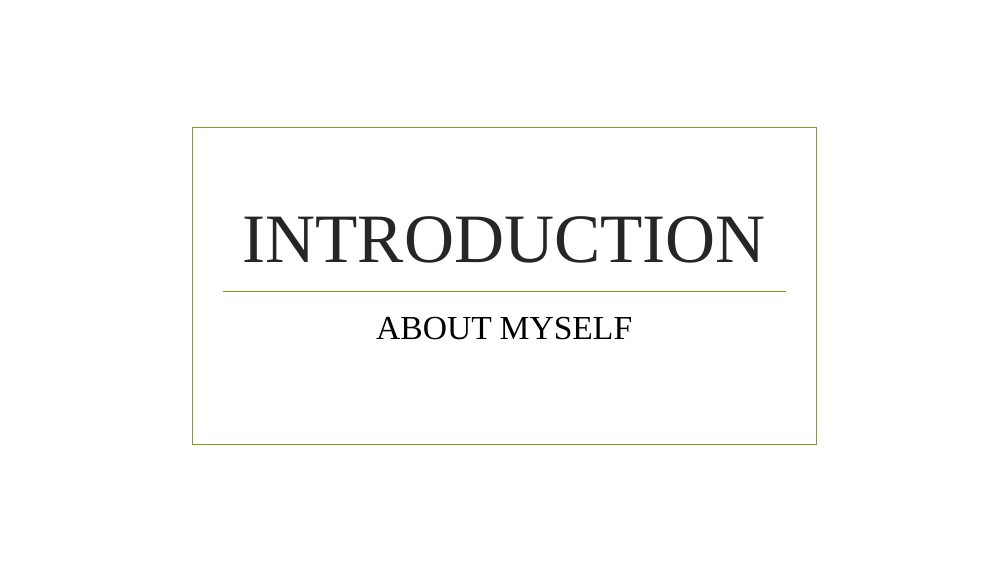
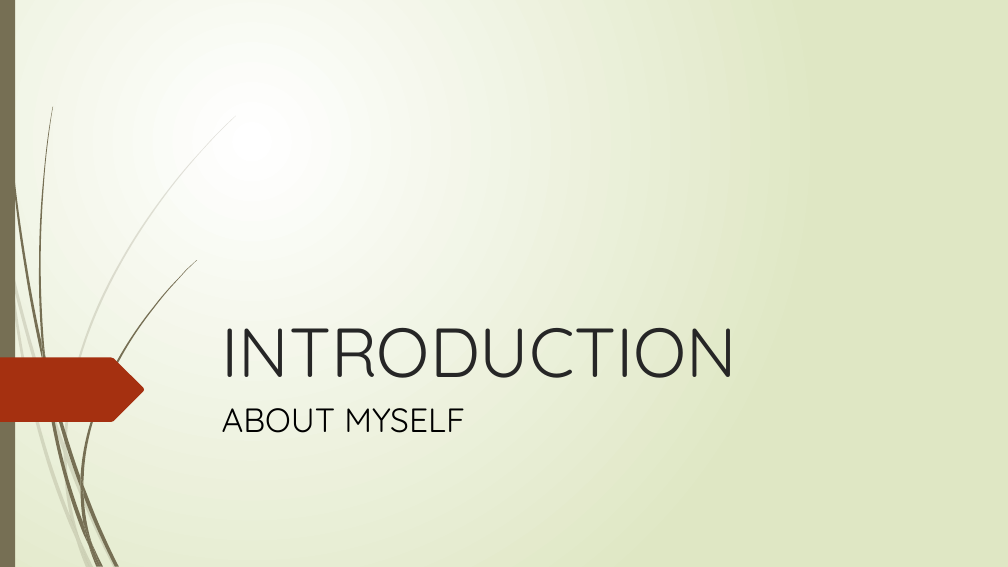
Before and after one commit to BhavinDhanwani/Assignments, a slide deck: slide 1 of Soft Skill Assignment/INTRODUCTION.pptx. Drawn at 1008x567 pixels with LibreOffice and Linux fonts; fonts in the diff are those of the drawing; background and template pictures are left out. Boxes give left, top, right and bottom in pixels: in the first picture for what was removed or moved away, otherwise in the second. Text is boxed around its words. In the diff, an @@ line names an element or a change of style, - is before the commit and + after.

```diff
--- a/Soft Skill Assignment/INTRODUCTION.pptx
+++ b/Soft Skill Assignment/INTRODUCTION.pptx
@@ background picture (left out) to gradient #FFFFFF to #DFE8C4 @@
@@ rectangle added at [0,0,15,567], fill #766F54 @@
@@ rectangle removed at [193,128,817,445] @@
@@ title "INTRODUCTION": place and size @@
-title "INTRODUCTION" at [243,216,766,263]
+title "INTRODUCTION" at [222,328,738,378]
@@ title "INTRODUCTION" at [222,328,738,378]: font Times New Roman to Quicksand; alignment centre to left @@
@@ line removed from (222, 291) to (786, 291) @@
@@ freeform shape added at [0,358,144,422], fill #A53010 @@
@@ subtitle "ABOUT MYSELF": place and size @@
-subtitle "ABOUT MYSELF" at [376,316,633,340]
+subtitle "ABOUT MYSELF" at [222,408,465,433]
@@ subtitle "ABOUT MYSELF" at [222,408,465,433]: font Times New Roman to Quicksand; alignment centre to left; less space between paragraphs @@
@@ group added at [0,116,236,567]: 10 freeform shapes @@
@@ group added at [2,0,197,567]: 12 freeform shapes @@
```
Also in this commit, not shown: 6 other slides changed, 1 slide added, 1 other file.
